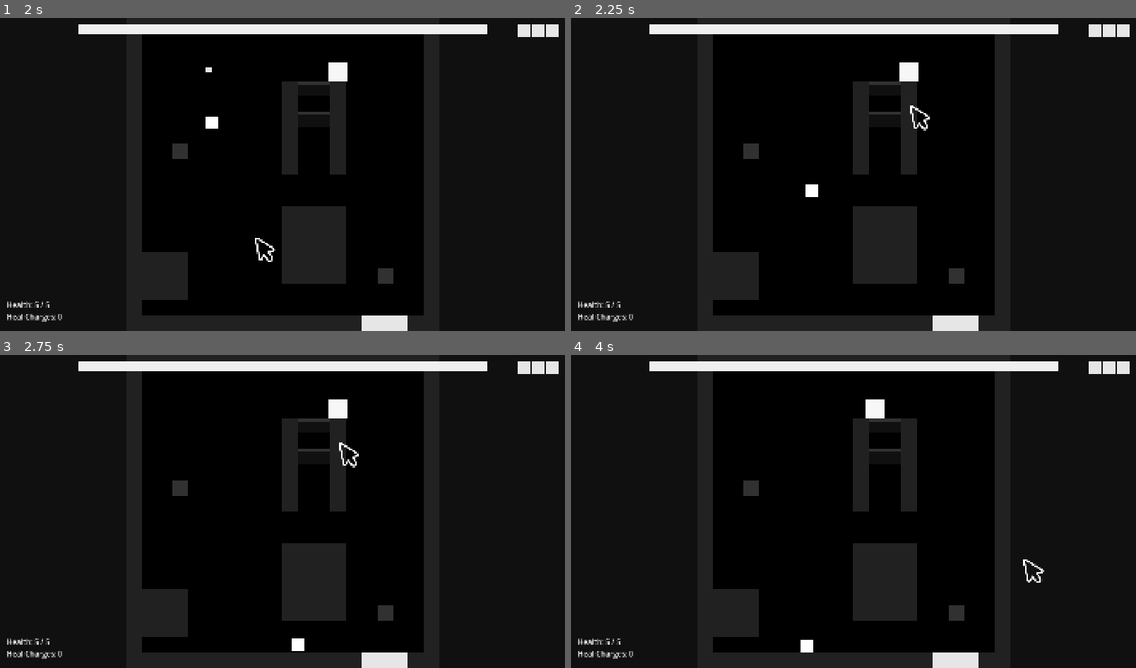
Above: before the commit, frames 1-4 (two rows, left to right).
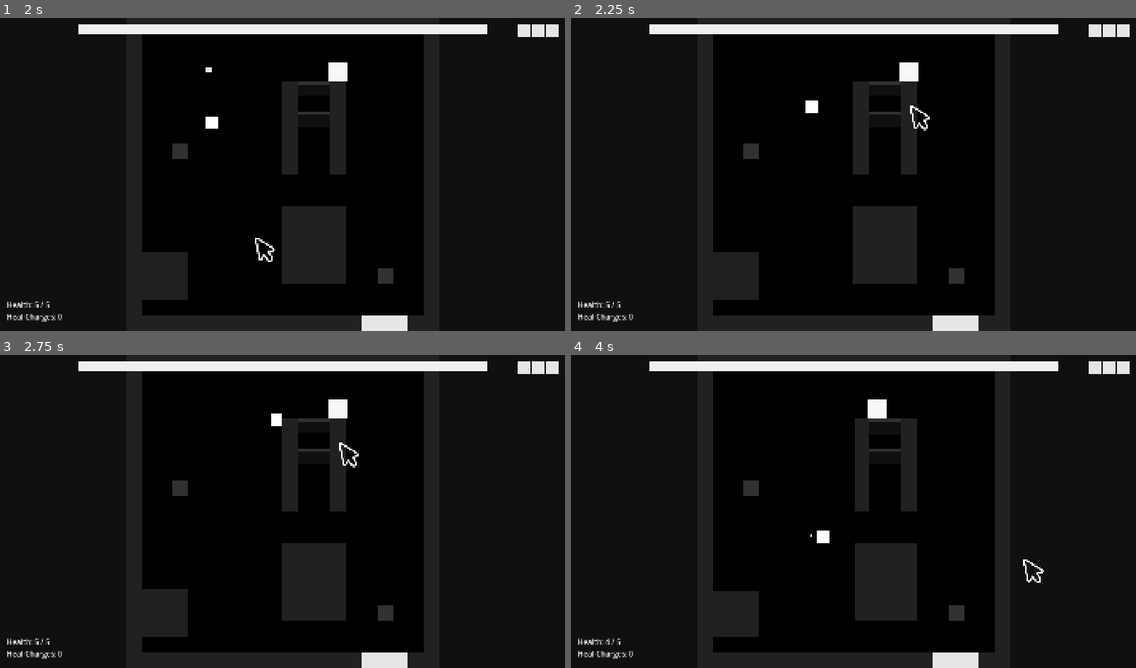
Above: after the commit, the same moments.

Repository: stevencasteel/Box-Battle
Game: Godot game, scene res://src/scenes/main/main.tscn
Two runs of this game, one before a commit and one after it. Both use one fixed random seed, a clock stepped at 60 frames per second and the inputs below. The engine's default icon, where the game draws it, is replaced by a stand-in: a white triangle on a blue panel in a dark square.
Inputs (mouse positions are in pixels of both pictures, inside the frame that each line leads up to):
- Up to frame 1 (2 s): tap Enter (ui_accept) at 0.5, 1.25 s; drag from (282, 130) to (339, 105) at 0.52 s; drag from (169, 190) to (254, 237) at 1.27 s
- Up to frame 2 (2.25 s): move the mouse to (910, 105) at 2.02 s; hold Right (ui_right) from 2.03 s (still down); hold Space (ui_jump) from 2.03 s (still down); tap Alt at 2.1 s
- Up to frame 3 (2.75 s): keep holding Right (ui_right); keep holding Space (ui_jump)
- Up to frame 4 (4 s): release Right (ui_right) at 2.75 s; release Space (ui_jump) at 2.75 s; drag from (825, 574) to (870, 646) at 2.77 s; move the mouse to (1023, 558) at 3.52 s; hold Left (ui_left) from 3.53 s (still down); hold Space (ui_jump) from 3.53 s (still down)

Frame 1 is identical in both runs. In frame 2, 0.2% of the frame differs, in the area x 41-44%, y 26-58%; in frame 3, 0.2%; in frame 4, 0.5%, in the area x 6-56%, y 14-96%.

Commit message:
fix(player): Restore pogo, heal, and drop-through mechanics
Restores several core player mechanics that were broken during previous refactors.

- Pogo: Separates pogo logic into a dedicated `StatePogo` to fix a race condition that made the hitbox active for only a single frame. Ensures pogo attacks correctly generate hit spark VFX by populating the `DamageInfo` object with impact data.
- Healing: Fixes the healing mechanic by correcting the input check to use `is_action_pressed` instead of `is_action_just_pressed`. Ensures the HUD updates correctly by routing all charge consumption through the `PlayerResourceComponent`.
- Drop-Through: Restores the ability to drop through one-way platforms by centralizing input action logic in the `PlayerAbilityComponent` and ensuring the drop-through check has priority over the jump check.

Resolves a critical circular dependency parse error between core entity scripts by replacing specific `Player` type hints in components with the more generic `BaseEntity`.

Diff:
--- a/src/entities/boss/attack_patterns/volley_shot.tres
+++ b/src/entities/boss/attack_patterns/volley_3_shot.tres
@@ -1,12 +1,16 @@
 [gd_resource type="Resource" script_class="AttackPattern" load_steps=3 format=3 uid="uid://k3dglh3t1b4a"]
+
 [ext_resource type="Script" path="res://src/entities/boss/attack_patterns/attack_pattern.gd" id="1_attack_pattern"]
 [ext_resource type="Resource" path="res://src/entities/boss/attack_patterns/volley_shot_logic.tres" id="2_logic"]
+
 [resource]
 script = ExtResource("1_attack_pattern")
+
 ; --- Core Timings ---
 telegraph_duration = 0.7
 attack_duration = 0.6
 cooldown = 2.5
+
 ; --- Logic-Specific Data ---
 logic = ExtResource("2_logic")
 projectile_count = 3
--- a/src/entities/boss/base_boss.tscn
+++ b/src/entities/boss/base_boss.tscn
@@ -3,9 +3,9 @@
 [ext_resource type="Script" path="res://src/entities/boss/base_boss.gd" id="1_26qjf"]
 [ext_resource type="Script" path="res://src/entities/boss/attack_patterns/attack_pattern.gd" id="2_30ufx"]
 [ext_resource type="Resource" uid="uid://bve7t5ucr1k" path="res://src/entities/boss/attack_patterns/single_shot.tres" id="3_pattern_single"]
-[ext_resource type="Resource" uid="uid://k3dglh3t1b4a" path="res://src/entities/boss/attack_patterns/volley_shot.tres" id="4_pattern_volley"]
+[ext_resource type="Resource" uid="uid://k3dglh3t1b4a" path="res://src/entities/boss/attack_patterns/volley_3_shot.tres" id="4_pattern_volley"]
 [ext_resource type="Resource" uid="uid://y6g5o6f7h8i9" path="res://src/entities/boss/attack_patterns/lunge_attack.tres" id="5_pattern_lunge"]
-[ext_resource type="Resource" uid="uid://z1x2y3a4b5c6" path="res://src/entities/boss/attack_patterns/volley_shot_p3.tres" id="6_pattern_volley_p3"]
+[ext_resource type="Resource" uid="uid://z1x2y3a4b5c6" path="res://src/entities/boss/attack_patterns/volley_5_shot.tres" id="6_pattern_volley_p3"]
 [ext_resource type="Resource" uid="uid://boss_phase_change_shake_tres" path="res://src/core/data/effects/boss_phase_change_shake.tres" id="7_phase_shake"]
 [ext_resource type="Resource" uid="uid://boss_death_shake_tres" path="res://src/core/data/effects/boss_death_shake.tres" id="8_death_shake"]
 [ext_resource type="Resource" uid="uid://player_hit_spark_tres" path="res://src/core/data/effects/player_hit_spark_effect.tres" id="9_hit_spark_effect"]
--- a/src/entities/components/input_component.gd
+++ b/src/entities/components/input_component.gd
@@ -31,7 +31,8 @@
 	buffer["up"] = Input.is_action_pressed("ui_up")
 	buffer["down"] = Input.is_action_pressed("ui_down")
 
-	buffer["jump_pressed"] = Input.is_action_just_pressed("ui_jump")
+	buffer["jump_just_pressed"] = Input.is_action_just_pressed("ui_jump")
+	buffer["jump_held"] = Input.is_action_pressed("ui_jump")
 	buffer["jump_released"] = Input.is_action_just_released("ui_jump")
 
 	buffer["attack_pressed"] = Input.is_action_pressed("ui_attack")
--- a/src/entities/player/components/player_ability_component.gd
+++ b/src/entities/player/components/player_ability_component.gd
@@ -8,7 +8,7 @@
 extends IComponent
 
 # --- Member Variables ---
-var owner_node: Player
+var owner_node: BaseEntity
 var p_data: PlayerStateData
 var state_machine: BaseStateMachine
 var input_component: InputComponent
@@ -16,10 +16,40 @@
 # --- Godot Lifecycle Methods ---
 
 func _physics_process(_delta: float) -> void:
-	if not is_instance_valid(owner_node): return # Guard against post-teardown calls
+	if not is_instance_valid(owner_node): return
 
 	var current_state_key = state_machine.states.find_key(state_machine.current_state)
-	if not current_state_key in owner_node.ACTION_ALLOWED_STATES:
+
+	# --- Heal Logic (Highest Priority) ---
+	var can_try_heal = owner_node.is_on_floor() and \
+		input_component.buffer.get("down") and \
+		input_component.buffer.get("jump_held") and \
+		p_data.healing_charges > 0 and \
+		is_zero_approx(owner_node.velocity.x)
+
+	if can_try_heal:
+		state_machine.change_state(Player.State.HEAL)
+		return
+
+	# --- Action State Logic ---
+	if not current_state_key in Player.ACTION_ALLOWED_STATES:
+		return
+
+	# --- Jump & Drop-Through Logic ---
+	if input_component.buffer.get("jump_just_pressed"):
+		# THE FIX: Check for drop-through *before* jumping.
+		var is_trying_drop = owner_node.is_on_floor() and input_component.buffer.get("down")
+		if is_trying_drop:
+			var floor_col = owner_node.get_last_slide_collision()
+			if floor_col:
+				var floor_collider = floor_col.get_collider()
+				if is_instance_valid(floor_collider) and floor_collider.is_in_group(Identifiers.Groups.ONEWAY_PLATFORMS):
+					owner_node.position.y += 2 # Nudge the player down to clear the platform
+					state_machine.change_state(Player.State.FALL)
+					return # Do not proceed to the jump logic
+
+		# If not dropping through, then it's a regular jump.
+		state_machine.change_state(Player.State.JUMP)
 		return
 
 	# --- Attack / Charge Shot Logic ---
@@ -30,35 +60,28 @@
 	if input_component.buffer.get("attack_released"):
 		if p_data.is_charging:
 			if p_data.charge_timer >= p_data.config.player_charge_time:
-				owner_node.combat_component.fire_shot()
+				(owner_node as Player).combat_component.fire_shot()
+			elif input_component.buffer.get("down"):
+				state_machine.change_state(Player.State.POGO)
 			else:
-				state_machine.change_state(owner_node.State.ATTACK)
+				state_machine.change_state(Player.State.ATTACK)
 			p_data.is_charging = false
 
 	# --- Dash Logic ---
 	if input_component.buffer.get("dash_pressed") and p_data.can_dash and p_data.dash_cooldown_timer <= 0:
-		state_machine.change_state(owner_node.State.DASH)
+		state_machine.change_state(Player.State.DASH)
 
-	# --- Heal Logic ---
-	var can_try_heal = owner_node.is_on_floor() and \
-		input_component.buffer.get("down") and \
-		input_component.buffer.get("jump_pressed") and \
-		p_data.healing_charges > 0 and \
-		is_zero_approx(owner_node.velocity.x)
-
-	if can_try_heal:
-		state_machine.change_state(owner_node.State.HEAL)
 
 # --- Public Methods ---
 
 func setup(p_owner: Node, p_dependencies: Dictionary = {}) -> void:
-	self.owner_node = p_owner as Player
+	self.owner_node = p_owner as BaseEntity
 	self.p_data = p_dependencies.get("data_resource")
 	self.state_machine = p_dependencies.get("state_machine")
 	self.input_component = p_dependencies.get("input_component")
 
 func teardown() -> void:
-	set_physics_process(false) # Immediately stop processing
+	set_physics_process(false)
 	owner_node = null
 	p_data = null
 	state_machine = null
--- a/src/entities/player/components/player_resource_component.gd
+++ b/src/entities/player/components/player_resource_component.gd
@@ -5,19 +5,20 @@
 extends IComponent
 
 # --- Member Variables ---
-var owner_node: Player
+var owner_node: BaseEntity # THE FIX: Use the generic base class to break the cycle.
 var p_data: PlayerStateData
 
 # --- Public Methods ---
 
 func setup(p_owner: Node, p_dependencies: Dictionary = {}) -> void:
-	self.owner_node = p_owner as Player
+	self.owner_node = p_owner as BaseEntity
 	self.p_data = p_dependencies.get("data_resource")
 
 func teardown() -> void:
 	owner_node = null
 	p_data = null
 
+## Called when the player successfully deals damage to an enemy.
 func on_damage_dealt() -> void:
 	if p_data.healing_charges >= p_data.config.player_max_healing_charges: return
 
@@ -27,6 +28,12 @@
 		p_data.healing_charges += 1
 		_emit_healing_charges_changed_event()
 
+## Consumes one healing charge.
+func consume_healing_charge() -> void:
+	if p_data.healing_charges > 0:
+		p_data.healing_charges -= 1
+		_emit_healing_charges_changed_event()
+
 # --- Private Methods ---
 
 func _emit_healing_charges_changed_event() -> void:
--- a/src/entities/player/player.gd
+++ b/src/entities/player/player.gd
@@ -8,7 +8,7 @@
 signal died
 
 # --- Enums ---
-enum State {MOVE, JUMP, FALL, DASH, WALL_SLIDE, ATTACK, HURT, HEAL}
+enum State {MOVE, JUMP, FALL, DASH, WALL_SLIDE, ATTACK, HURT, HEAL, POGO}
 
 # --- Constants ---
 const ACTION_ALLOWED_STATES = [State.MOVE, State.FALL, State.JUMP, State.WALL_SLIDE]
@@ -29,6 +29,7 @@
 @export var state_attack_script: Script
 @export var state_hurt_script: Script
 @export var state_heal_script: Script
+@export var state_pogo_script: Script
 
 # --- Node References ---
 @onready var visual_sprite: ColorRect = $ColorRect
@@ -51,6 +52,7 @@
 	_connect_signals()
 
 	visual_sprite.color = Palette.COLOR_PLAYER
+	# This call sequence ensures the HUD initializes with the correct charge count.
 	resource_component.on_damage_dealt()
 	entity_data.determination_counter = 0
 
@@ -113,6 +115,7 @@
 		State.ATTACK: state_attack_script.new(self, state_machine, entity_data),
 		State.HURT: state_hurt_script.new(self, state_machine, entity_data),
 		State.HEAL: state_heal_script.new(self, state_machine, entity_data),
+		State.POGO: state_pogo_script.new(self, state_machine, entity_data),
 	}
 
 	var per_component_deps := {
@@ -138,7 +141,6 @@
 	combat_component.pogo_bounce_requested.connect(_on_pogo_bounce_requested)
 
 func _update_timers(delta: float) -> void:
-	# THE FIX: Add a guard clause to prevent crash on exit.
 	if not is_instance_valid(entity_data): return
 
 	entity_data.coyote_timer = max(0.0, entity_data.coyote_timer - delta)
@@ -197,9 +199,10 @@
 		ObjectPool.return_instance.call_deferred(area)
 func _on_healing_timer_timeout() -> void:
 	if state_machine.current_state == state_machine.states[State.HEAL]:
-		entity_data.health += 1; entity_data.healing_charges -= 1
+		entity_data.health += 1
+		resource_component.consume_healing_charge()
+		# Manually emit the health_changed signal since we modified health directly.
 		_on_health_component_health_changed(entity_data.health, entity_data.max_health)
-		resource_component.on_damage_dealt()
 		state_machine.change_state(State.MOVE)
 func _on_health_component_health_changed(current: int, max_val: int) -> void:
 	var ev = PlayerHealthChangedEvent.new()
--- a/src/entities/player/player.tscn
+++ b/src/entities/player/player.tscn
@@ -12,6 +12,7 @@
 [ext_resource type="Script" path="res://src/entities/player/states/state_attack.gd" id="10_state_attack"]
 [ext_resource type="Script" path="res://src/entities/player/states/state_hurt.gd" id="11_state_hurt"]
 [ext_resource type="Script" path="res://src/entities/player/states/state_heal.gd" id="12_state_heal"]
+[ext_resource type="Script" path="res://src/entities/player/states/state_pogo.gd" id="13_state_pogo"]
 
 [sub_resource type="RectangleShape2D" id="RectangleShape2D_playerbody"]
 size = Vector2(40, 40)
@@ -33,6 +34,7 @@
 state_attack_script = ExtResource("10_state_attack")
 state_hurt_script = ExtResource("11_state_hurt")
 state_heal_script = ExtResource("12_state_heal")
+state_pogo_script = ExtResource("13_state_pogo")
 
 [node name="ColorRect" type="ColorRect" parent="."]
 offset_left = -20.0
--- a/src/entities/player/states/state_attack.gd
+++ b/src/entities/player/states/state_attack.gd
@@ -1,35 +1,22 @@
 # src/entities/player/states/state_attack.gd
-## This state handles the player's melee and pogo attacks.
+## This state handles the player's melee attack.
 class_name PlayerStateAttack
 extends BaseState
 
 # --- State Lifecycle ---
 
 func enter(_msg := {}) -> void:
-	state_data.is_pogo_attack = owner.input_component.buffer.get("down", false)
 	state_data.hit_targets_this_swing.clear()
-
-	if state_data.is_pogo_attack:
-		owner._enable_pogo_hitbox(true)
-	else:
-		state_data.attack_duration_timer = state_data.config.player_attack_duration
-		state_data.attack_cooldown_timer = state_data.config.player_attack_cooldown
-		var is_up_attack = owner.input_component.buffer.get("up", false)
-		owner._enable_melee_hitbox(true, is_up_attack)
+	state_data.attack_duration_timer = state_data.config.player_attack_duration
+	state_data.attack_cooldown_timer = state_data.config.player_attack_cooldown
+	var is_up_attack = owner.input_component.buffer.get("up", false)
+	owner._enable_melee_hitbox(true, is_up_attack)
 
 func exit() -> void:
 	owner.call_deferred("_enable_melee_hitbox", false)
-	owner.call_deferred("_enable_pogo_hitbox", false)
-	state_data.is_pogo_attack = false
 	state_data.hit_targets_this_swing.clear()
 
 func process_physics(delta: float) -> void:
-	if state_data.is_pogo_attack:
-		owner.physics_component.apply_gravity(delta)
-		if owner.is_on_floor():
-			state_machine.change_state(owner.State.MOVE)
-		return
-
 	var friction = state_data.config.player_attack_friction
 	owner.velocity = owner.velocity.move_toward(Vector2.ZERO, friction * delta)
 
--- a/src/entities/player/states/state_fall.gd
+++ b/src/entities/player/states/state_fall.gd
@@ -12,7 +12,7 @@
 
 	_check_for_wall_slide()
 
-	if owner.input_component.buffer.get("jump_pressed"):
+	if owner.input_component.buffer.get("jump_just_pressed"):
 		if state_data.wall_coyote_timer > 0:
 			_perform_wall_jump()
 		elif state_data.coyote_timer > 0:
--- a/src/entities/player/states/state_move.gd
+++ b/src/entities/player/states/state_move.gd
@@ -15,17 +15,3 @@
 	if not owner.is_on_floor():
 		state_machine.change_state(owner.State.FALL)
 		return
-
-	var is_trying_drop = owner.input_component.buffer.get("down") and owner.input_component.buffer.get("jump_pressed")
-	if is_trying_drop:
-		var floor_col = owner.get_last_slide_collision()
-		if floor_col:
-			var floor_collider = floor_col.get_collider()
-			if is_instance_valid(floor_collider) and floor_collider.is_in_group(Identifiers.Groups.ONEWAY_PLATFORMS):
-				owner.position.y += 2
-				state_machine.change_state(owner.State.FALL)
-				return
-
-	if owner.input_component.buffer.get("jump_pressed"):
-		state_machine.change_state(owner.State.JUMP)
-		return
--- /dev/null
+++ b/src/entities/player/states/state_pogo.gd
@@ -0,0 +1,26 @@
+# src/entities/player/states/state_pogo.gd
+## Handles the player's downward pogo attack state.
+class_name PlayerStatePogo
+extends BaseState
+
+# --- State Lifecycle ---
+
+func enter(_msg := {}) -> void:
+	state_data.is_pogo_attack = true
+	# Use the existing attack timer to give the pogo a limited duration.
+	state_data.attack_duration_timer = state_data.config.player_attack_duration
+	owner._enable_pogo_hitbox(true)
+
+func exit() -> void:
+	owner.call_deferred("_enable_pogo_hitbox", false)
+	state_data.is_pogo_attack = false
+
+func process_physics(delta: float) -> void:
+	owner.physics_component.apply_gravity(delta)
+
+	if owner.is_on_floor():
+		state_machine.change_state(owner.State.MOVE)
+		return
+
+	if state_data.attack_duration_timer <= 0:
+		state_machine.change_state(owner.State.FALL)
--- a/src/entities/player/states/state_wall_slide.gd
+++ b/src/entities/player/states/state_wall_slide.gd
@@ -17,7 +17,7 @@
 
 	state_data.facing_direction = sign(-state_data.last_wall_normal.x)
 
-	if owner.input_component.buffer.get("jump_pressed"):
+	if owner.input_component.buffer.get("jump_just_pressed"):
 		_perform_wall_jump()
 		return
 
Not shown, removed: all_script_errors.txt
Not shown, changed: docs/CHANGELOG.txt
Not shown, changed: docs/all_godot_source_code.txt
Renamed: src/entities/boss/attack_patterns/volley_shot_p3.tres -> src/entities/boss/attack_patterns/volley_5_shot.tres
Not shown: 1 places in src/entities/player/player.tscn that only renumber resources
